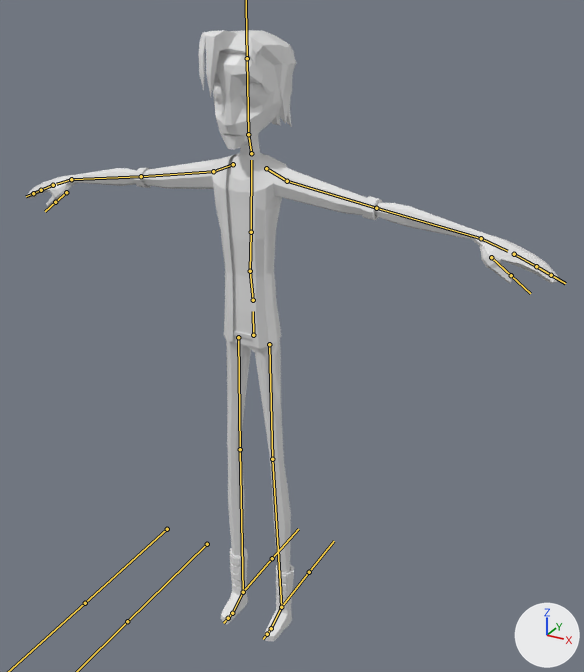
Before and after pictures for a commit that changed the FBX model Assets/Resources/Models/Players/New Models/Goth.fbx.
One viewpoint serves both versions: a camera (50 mm lens) standing at (3.4, -5.39, 5.94) and looking at (0.24, 0.34, 3.07). The axes (+X, +Y, +Z) are drawn at lower right. The lights are the same throughout. The bones that bend it are drawn over the model as lines.

Names of what the first picture shows: 'Body'.
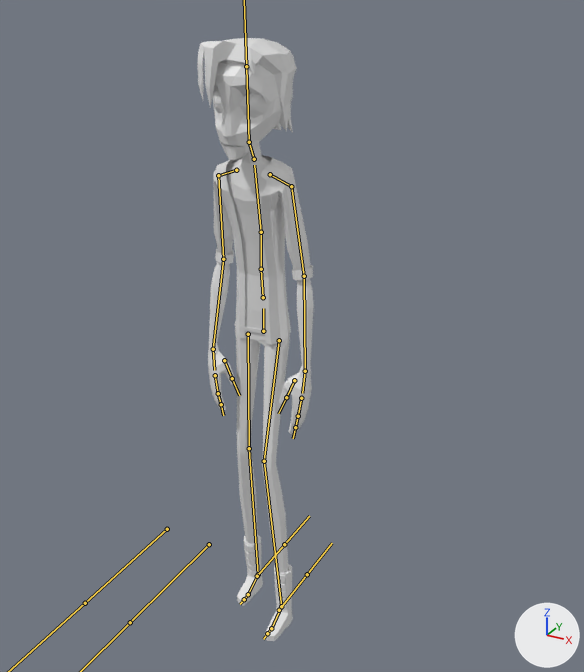
The newer file adds an action. The first version stands in its rest pose; the second is drawn at frame 30 of the action 'Armature|Action1'.

Edits to the bpy script that builds the scene:
```text
Change bone_hips:
    where bone_hips = bpy.data.objects['Armature'].pose.bones['Hips']
    bone_hips.location: (0.0, 0.0, 0.0) -> (0.0, -0.07, -0.43)
    bone_hips.rotation_quaternion: (1.0, 0.0, 0.0, 0.0) -> (0.999, 0.01, 0.029, -0.011)  # degrees (0, 0, 0) -> degrees (1, 3, -1)
Change bone_upperback:
    where bone_upperback = bpy.data.objects['Armature'].pose.bones['UpperBack']  # child of 'LowerBack'
    bone_upperback.rotation_quaternion: (1.0, 0.0, 0.0, 0.0) -> (0.999, 0.045, 0.001, 0.0)  # degrees (0, 0, 0) -> degrees (5, 0, 0)
Change bone_chest:
    where bone_chest = bpy.data.objects['Armature'].pose.bones['Chest']  # child of 'UpperBack'
    bone_chest.rotation_quaternion: (1.0, 0.0, 0.0, 0.0) -> (0.998, 0.053, -0.032, 0.005)  # degrees (0, 0, 0) -> degrees (6, -4, 0)
Change bone_head:
    where bone_head = bpy.data.objects['Armature'].pose.bones['Head']  # child of 'Neck'
    bone_head.rotation_quaternion: (1.0, 0.0, 0.0, 0.0) -> (0.997, -0.079, -0.001, 0.0)  # degrees (0, 0, 0) -> degrees (-9, 0, 0)
Change bone_upperarm_l:
    where bone_upperarm_l = bpy.data.objects['Armature'].pose.bones['UpperArm.L']  # child of 'Shoulder.L'
    bone_upperarm_l.rotation_quaternion: (1.0, 0.0, 0.0, 0.0) -> (0.791, 0.046, -0.01, -0.61)  # degrees (0, 0, 0) -> degrees (5, 2, -75)
Change bone_lowerarm_l:
    where bone_lowerarm_l = bpy.data.objects['Armature'].pose.bones['LowerArm.L']  # child of 'UpperArm.L'
    bone_lowerarm_l.rotation_quaternion: (1.0, 0.0, 0.0, 0.0) -> (0.991, 0.133, -0.013, 0.007)  # degrees (0, 0, 0) -> degrees (15, -2, 1)
Change bone_upperarm_r:
    where bone_upperarm_r = bpy.data.objects['Armature'].pose.bones['UpperArm.R']  # child of 'Shoulder.R'
    bone_upperarm_r.rotation_quaternion: (1.0, 0.0, 0.0, 0.0) -> (0.779, 0.036, 0.011, 0.626)  # degrees (0, 0, 0) -> degrees (4, -2, 78)
Change bone_lowerarm_r:
    where bone_lowerarm_r = bpy.data.objects['Armature'].pose.bones['LowerArm.R']  # child of 'UpperArm.R'
    bone_lowerarm_r.rotation_quaternion: (1.0, 0.0, 0.0, 0.0) -> (0.938, 0.172, -0.3, -0.035)  # degrees (0, 0, 0) -> degrees (24, -33, -12)
Change bone_upperleg_l:
    where bone_upperleg_l = bpy.data.objects['Armature'].pose.bones['UpperLeg.L']  # child of 'Hips'
    bone_upperleg_l.rotation_quaternion: (1.0, 0.0, 0.0, 0.0) -> (0.994, 0.107, 0.018, -0.018)  # degrees (0, 0, 0) -> degrees (12, 2, -2)
Change bone_lowerleg_l:
    where bone_lowerleg_l = bpy.data.objects['Armature'].pose.bones['LowerLeg.L']  # child of 'UpperLeg.L'
    bone_lowerleg_l.rotation_quaternion: (1.0, 0.0, 0.0, 0.0) -> (0.992, -0.113, 0.0, 0.046)  # degrees (0, 0, 0) -> degrees (-13, 1, 5)
Change bone_upperleg_r:
    where bone_upperleg_r = bpy.data.objects['Armature'].pose.bones['UpperLeg.R']  # child of 'Hips'
    bone_upperleg_r.rotation_quaternion: (1.0, 0.0, 0.0, 0.0) -> (0.998, 0.042, 0.034, 0.032)  # degrees (0, 0, 0) -> degrees (5, 4, 4)
Change bone_lowerleg_r:
    where bone_lowerleg_r = bpy.data.objects['Armature'].pose.bones['LowerLeg.R']  # child of 'UpperLeg.R'
    bone_lowerleg_r.rotation_quaternion: (1.0, 0.0, 0.0, 0.0) -> (0.995, -0.096, 0.0, -0.036)  # degrees (0, 0, 0) -> degrees (-11, 0, -4)
Change bone_foot_r:
    where bone_foot_r = bpy.data.objects['Armature'].pose.bones['Foot.R']  # child of 'LowerLeg.R'
    bone_foot_r.rotation_quaternion: (1.0, 0.0, 0.0, 0.0) -> (0.998, 0.059, 0.011, 0.013)  # degrees (0, 0, 0) -> degrees (7, 1, 2)
```

Changed parts and their boxes [x1, y1, x2, y2] in the pictures (584 x 672 px):
'Body', posed (78% narrower): before [27, 30, 558, 641]; after [197, 38, 314, 641]
bone 'Hips', root to tip: before (253, 335) to (253, 311); after (263, 331) to (263, 308)
bone 'UpperBack', root to tip: before (250, 271) to (251, 232); after (261, 269) to (261, 232)
bone 'Chest', root to tip: before (251, 232) to (251, 160); after (261, 232) to (254, 165)
bone 'Head', root to tip: before (248, 134) to (247, 58); after (249, 142) to (246, 66)
bone 'UpperArm.L', root to tip: before (287, 181) to (376, 208); after (291, 186) to (304, 276)
bone 'LowerArm.L', root to tip: before (376, 208) to (481, 238); after (304, 276) to (305, 371)
bone 'UpperArm.R', root to tip: before (213, 171) to (141, 176); after (218, 175) to (223, 259)
bone 'LowerArm.R', root to tip: before (141, 176) to (71, 179); after (223, 259) to (213, 349)
bone 'UpperLeg.L', root to tip: before (269, 344) to (272, 459); after (279, 340) to (264, 461)
bone 'LowerLeg.L', root to tip: before (272, 459) to (281, 607); after (264, 461) to (281, 606)
bone 'UpperLeg.R', root to tip: before (238, 337) to (240, 449); after (248, 334) to (249, 448)
bone 'LowerLeg.R', root to tip: before (240, 449) to (243, 592); after (249, 448) to (258, 574)
bone 'Foot.R', root to tip: before (243, 592) to (232, 613); after (258, 574) to (248, 594)
